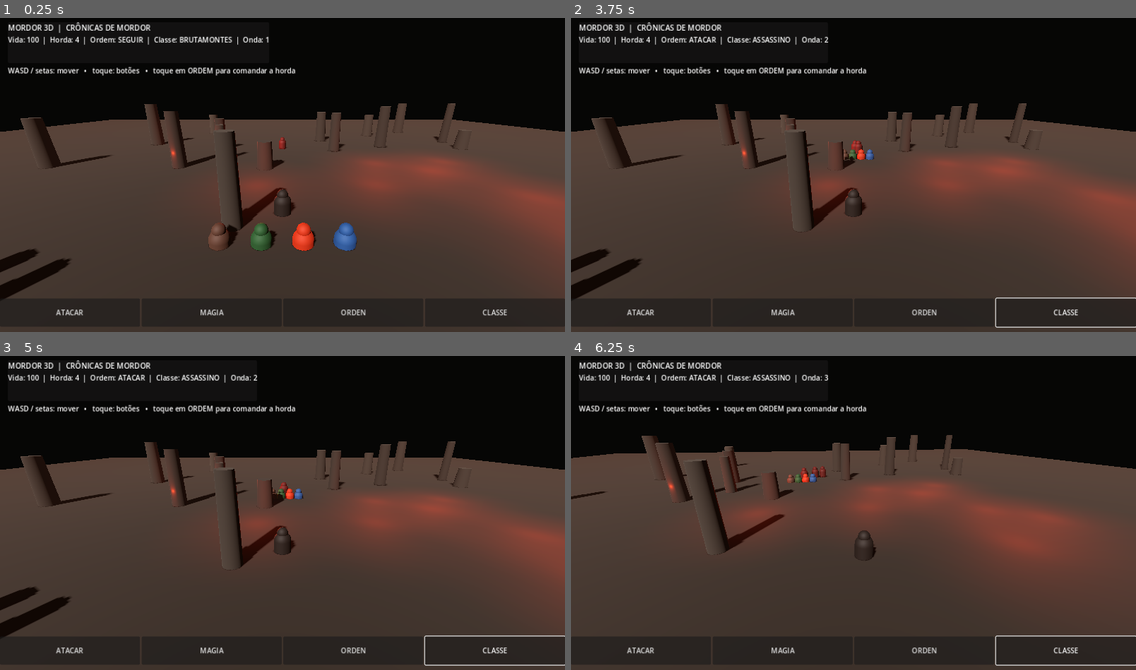
Above: before the commit, frames 1-4 (two rows, left to right).
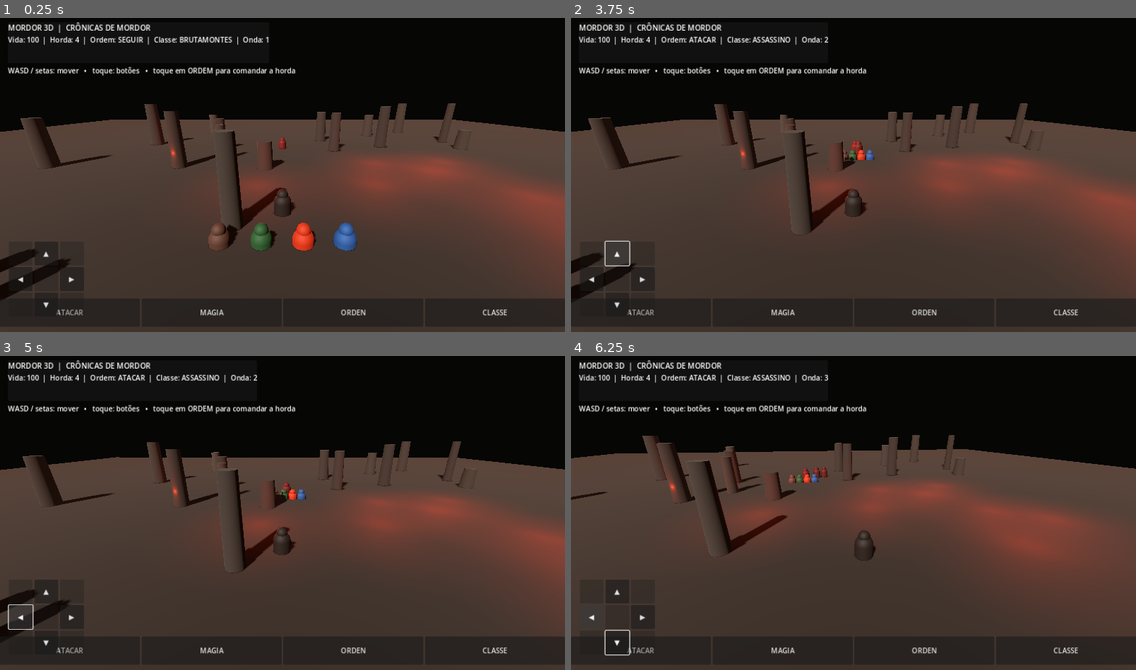
Above: after the commit, the same moments.

Repository: souzaleite24-ai/MordorTrolDeRubiAndroid
Game: Godot game, scene res://scenes/mordor_world.tscn
Two runs of this game, one before a commit and one after it. Both use one fixed random seed, a clock stepped at 60 frames per second and the inputs below.
Inputs (mouse positions are in pixels of both pictures, inside the frame that each line leads up to):
- Up to frame 1 (0.25 s): no input
- Up to frame 2 (3.75 s): click "ATACAR" at 0.5 s; click "MAGIA" at 1.25 s; click "ORDEN" at 2 s; click "CLASSE" at 2.75 s; click (616, 253) at 3.5 s, where only the run after the commit has a clickable "▲"
- Up to frame 3 (5 s): click (22, 616) at 4.25 s, where only the run after the commit has a clickable "◀"
- Up to frame 4 (6.25 s): hold Right (ui_right) 5.03-5.78 s; hold Down (ui_down) from 5.78 s (still down)

The runs differ from the first frame. In frame 1, 0.8% of the frame differs, in the area x 1-15%, y 71-95%; in frame 2, 1.7%; in frame 3, 3.0%, in the area x 0-100%, y 27-99%; in frame 4, 2.1%.

Commit message:
Add on-screen directional controls for Android touch

Diff:
--- a/godot/scripts/mordor_world.gd
+++ b/godot/scripts/mordor_world.gd
@@ -198,10 +198,30 @@
 		button.custom_minimum_size.y = 58
 		button.pressed.connect(_on_control.bind(action))
 		controls.add_child(button)
+	var dpad := GridContainer.new()
+	dpad.columns = 3
+	dpad.position = Vector2(20, -205)
+	dpad.anchor_top = 1.0
+	dpad.anchor_bottom = 1.0
+	dpad.custom_minimum_size = Vector2(174, 174)
+	layer.add_child(dpad)
+	for direction in ["", "ui_up", "", "ui_left", "", "ui_right", "", "ui_down", ""]:
+		var move_button := Button.new()
+		move_button.text = "▲" if direction == "ui_up" else ("▼" if direction == "ui_down" else ("◀" if direction == "ui_left" else ("▶" if direction == "ui_right" else "")))
+		move_button.custom_minimum_size = Vector2(54, 54)
+		move_button.disabled = direction == ""
+		if direction != "":
+			move_button.button_down.connect(Input.action_press.bind(direction))
+			move_button.button_up.connect(Input.action_release.bind(direction))
+			move_button.mouse_exited.connect(_release_direction.bind(direction))
+		dpad.add_child(move_button)
 	var hint := Label.new()
 	hint.text = "WASD / setas: mover   •   toque: botões   •   toque em ORDEM para comandar a horda"
 	hint.position = Vector2(18, 116)
 	layer.add_child(hint)
+
+func _release_direction(action: String) -> void:
+	Input.action_release(action)
 
 func _on_control(action: String) -> void:
 	match action:
